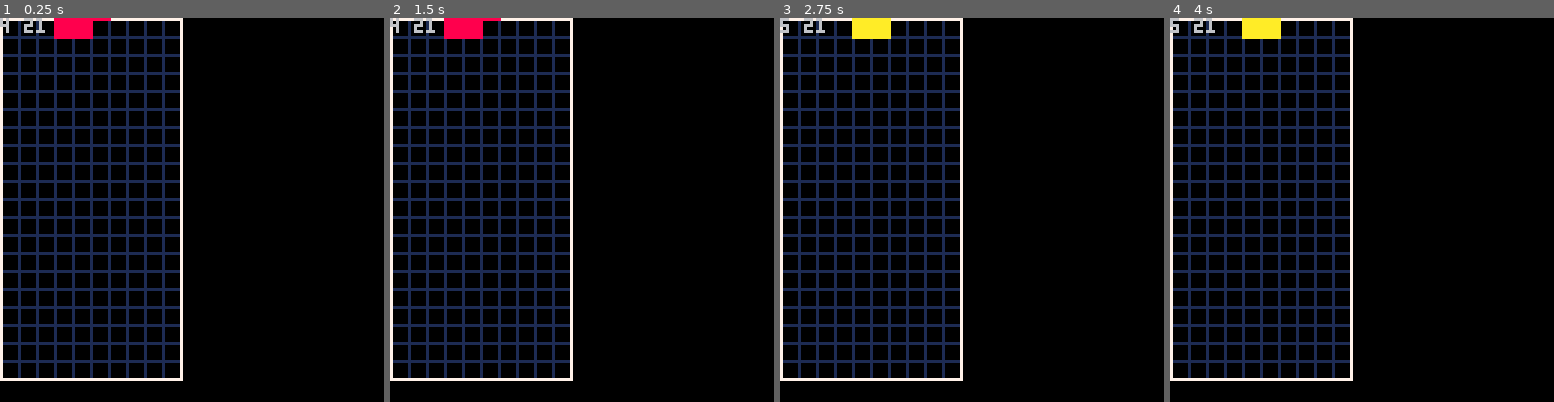
Above: before the commit, frames 1-4 (left to right).
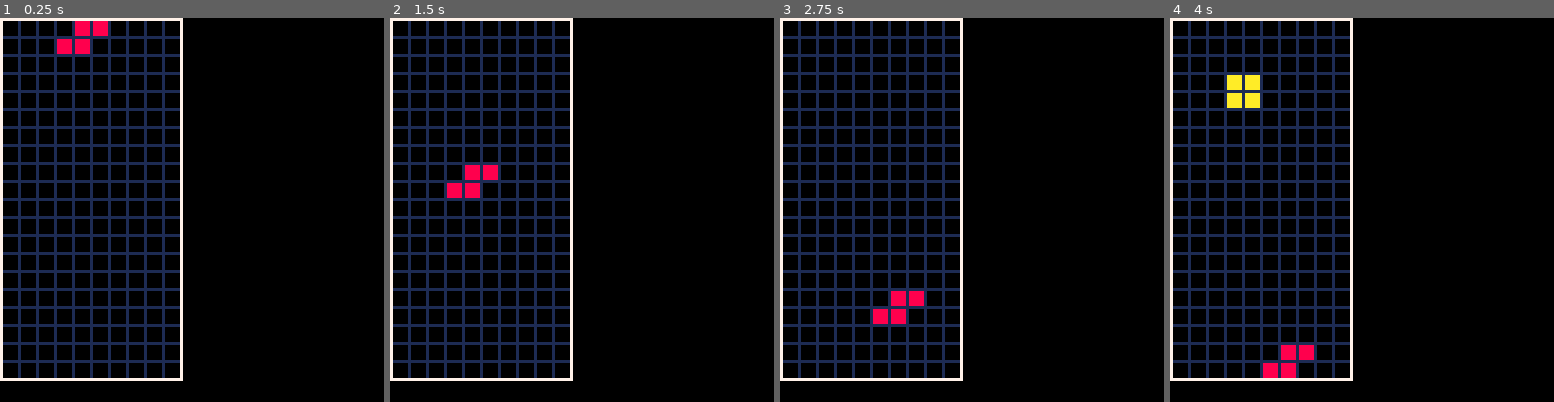
Above: after the commit, the same moments.

Repository: tesselode/tera
Game: PICO-8 cartridge tris.p8
The game is run twice, just before and just after one commit, with the same random seed, the same clock (stepped at 60 frames per second) and the same inputs.
Inputs:
- Up to frame 1 (0.25 s): no input
- Up to frame 2 (1.5 s): no input
- Up to frame 3 (2.75 s): hold Right 1.6-2.1 s; hold Up 2.15-2.42 s; hold Right from 2.47 s (still down)
- Up to frame 4 (4 s): release Right at 3.03 s; hold Left 3.08-3.58 s

The runs differ from the first frame. In frame 1, 1.1% of the frame differs, in the area x 0-29%, y 0-10%; in frame 2, 1.4%; in frame 3, 1.3%; in frame 4, 2.0%, in the area x 0-38%, y 0-94%.

Commit message:
block gravity + placement

Diff:
--- a/tris.p8
+++ b/tris.p8
@@ -271,10 +271,15 @@
 	self:populate_next_queue()
 end
 
+function state.game:get_gravity_interval()
+	return 10
+end
+
 function state.game:enter()
 	self:init_board()
 	self:init_next_queue()
 	self:spawn_tetromino()
+	self.gravity_timer = self:get_gravity_interval()
 end
 
 function state.game:is_block_free(x, y)
@@ -308,7 +313,7 @@
 	self.current_tetromino = {
 		shape = shape,
 		x = 4,
-		y = shape == 'i' and 21 or 22,
+		y = shape == 'i' and 20 or 21,
 		orientation = 1,
 	}
 	local c = self.current_tetromino
@@ -317,6 +322,31 @@
 	end
 end
 
+function state.game:place_current_tetromino()
+	local c = self.current_tetromino
+	local blocks = tetrominoes[c.shape].blocks[c.orientation]
+	for relative_y = 1, #blocks do
+		local row = blocks[relative_y]
+		for relative_x = 1, #row do
+			if row[relative_x] == 1 then
+				local board_x = c.x + relative_x - 1
+				local board_y = c.y + relative_y - 1
+				self.board[board_x][board_y] = c.shape
+			end
+		end
+	end
+end
+
+function state.game:apply_gravity()
+	local c = self.current_tetromino
+	if self:can_tetromino_fit(c.shape, c.x, c.y - 1, c.orientation) then
+		c.y -= 1
+	else
+		self:place_current_tetromino()
+		self:spawn_tetromino()
+	end
+end
+
 function state.game:update()
 	local c = self.current_tetromino
 	if btnp(0) then
@@ -329,20 +359,32 @@
 			c.x += 1
 		end
 	end
-	if btnp(2) then
-		self:spawn_tetromino()
+	self.gravity_timer -= 1
+	while self.gravity_timer <= 0 do
+		self.gravity_timer += self:get_gravity_interval()
+		self:apply_gravity()
 	end
 end
 
 function state.game:draw_block(board_x, board_y, shape)
 	local x1 = (board_x - 1) * block_size
-	local y1 = visible_board_height * block_size - (board_y - 1) * block_size
+	local y1 = visible_board_height * block_size - board_y * block_size
 	local x2 = x1 + block_size
 	local y2 = y1 + block_size
 	rectfill(x1, y1, x2, y2, tetrominoes[shape].color)
 end
 
-function state.game:draw_board()
+function state.game:draw_board_contents()
+	for x = 1, board_width do
+		for y = 1, board_height do
+			if self.board[x][y] ~= 0 then
+				self:draw_block(x, y, self.board[x][y])
+			end
+		end
+	end
+end
+
+function state.game:draw_board_grid()
 	for x = 1, board_width - 1 do
 		line(x * block_size, 0, x * block_size,
 			visible_board_height * block_size, 1)
@@ -371,9 +413,9 @@
 end
 
 function state.game:draw()
-	self:draw_board()
+	self:draw_board_contents()
 	self:draw_current_tetromino()
-	print(self.current_tetromino.x .. ' ' .. self.current_tetromino.y, 0, 0, 6)
+	self:draw_board_grid()
 end
 
 -->8
